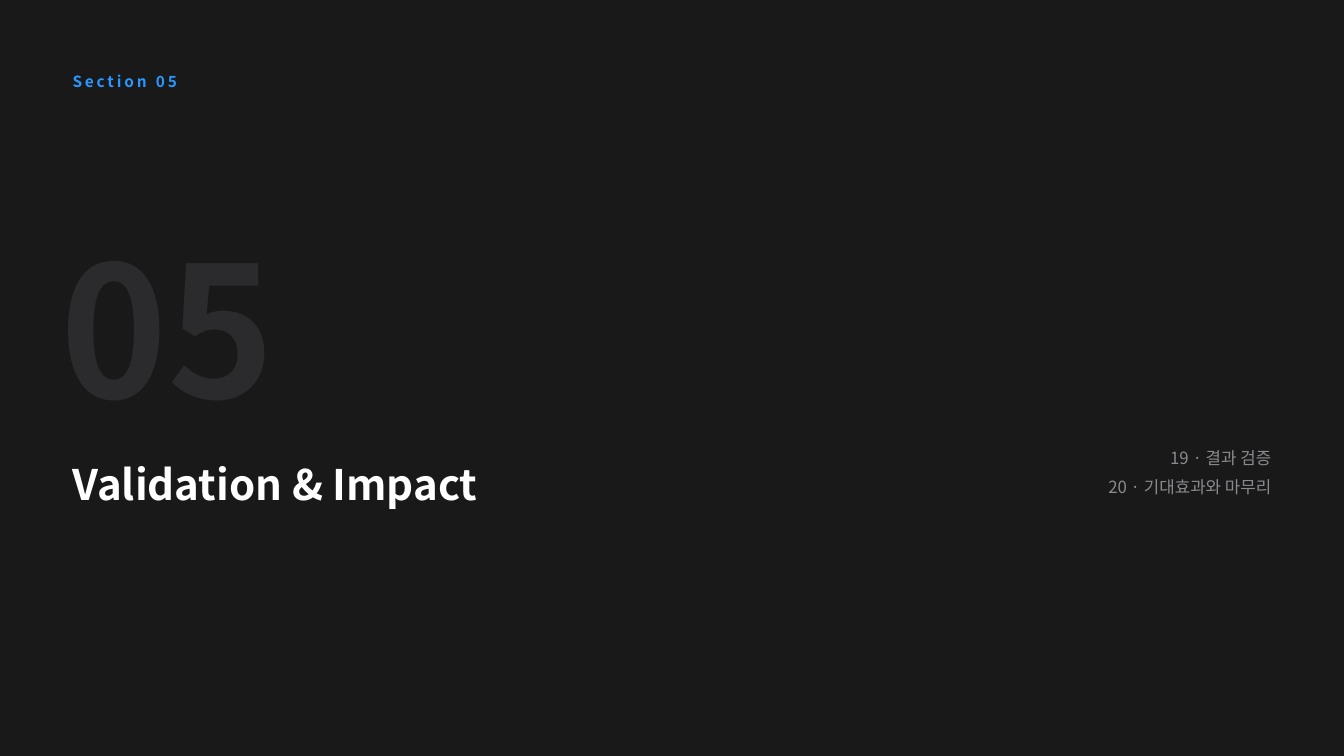
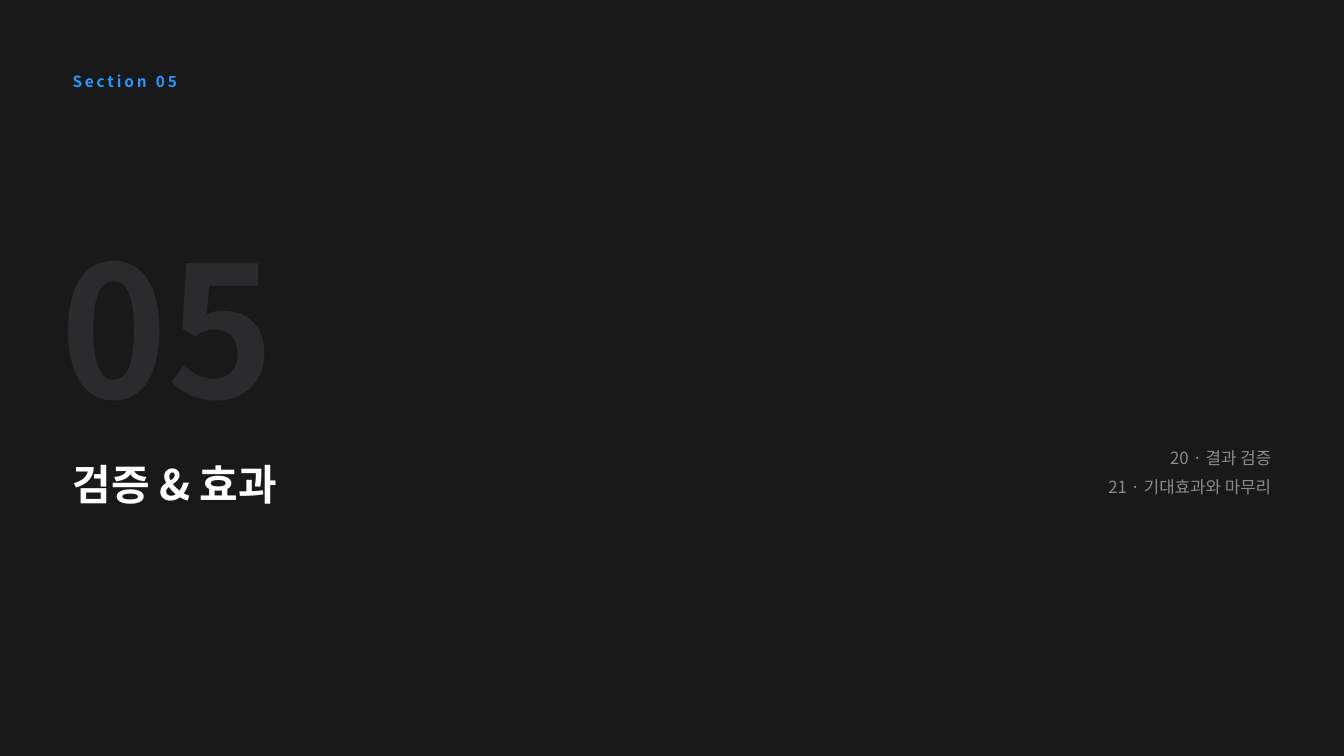
Before and after one commit to PhrenO0/CHAI-AI, a slide deck: slide 25 of 청호나이스-브랜드전략-제안.pptx (slide 24 before the commit). Drawn at 1344x756 pixels with LibreOffice and Linux fonts; fonts in the diff are those of the drawing. Boxes give left, top, right and bottom in pixels: in the first picture for what was removed or moved away, otherwise in the second. Text is boxed around its words. In the diff, an @@ line names an element or a change of style, - is before the commit and + after.

```diff
--- a/청호나이스-브랜드전략-제안.pptx
+++ b/청호나이스-브랜드전략-제안.pptx
@@ text at box(73, 464, 277, 504): text changed @@
-Validation & Impact
+검증 & 효과
@@ text at box(1108, 450, 1271, 494): text changed @@
-19 · 결과 검증
-20 · 기대효과와 마무리
+20 · 결과 검증
+21 · 기대효과와 마무리
```
Also in this commit, not shown: 21 other slides changed, 1 slide added, 1 other file.
